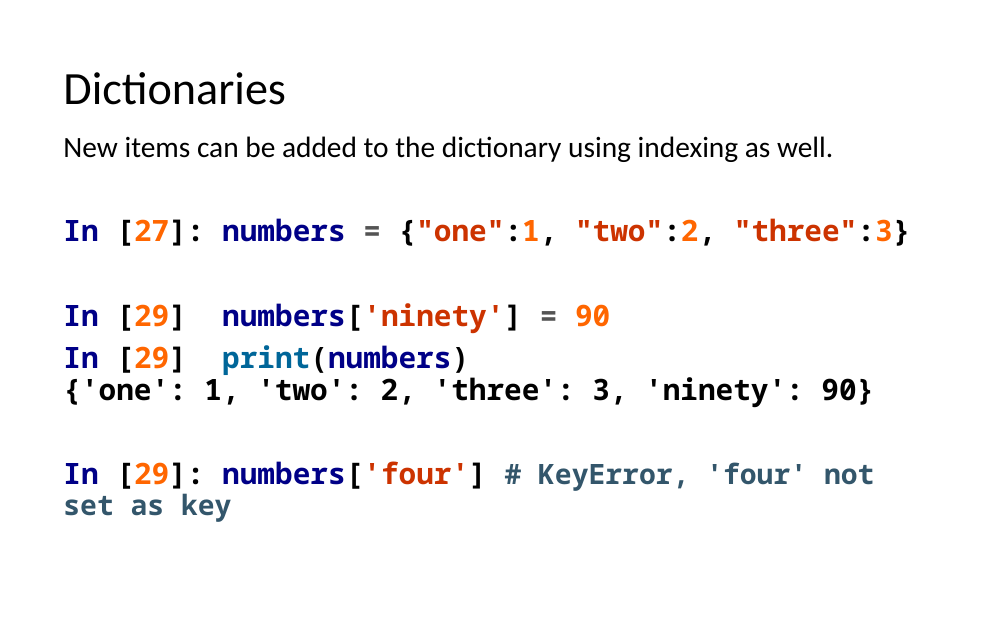
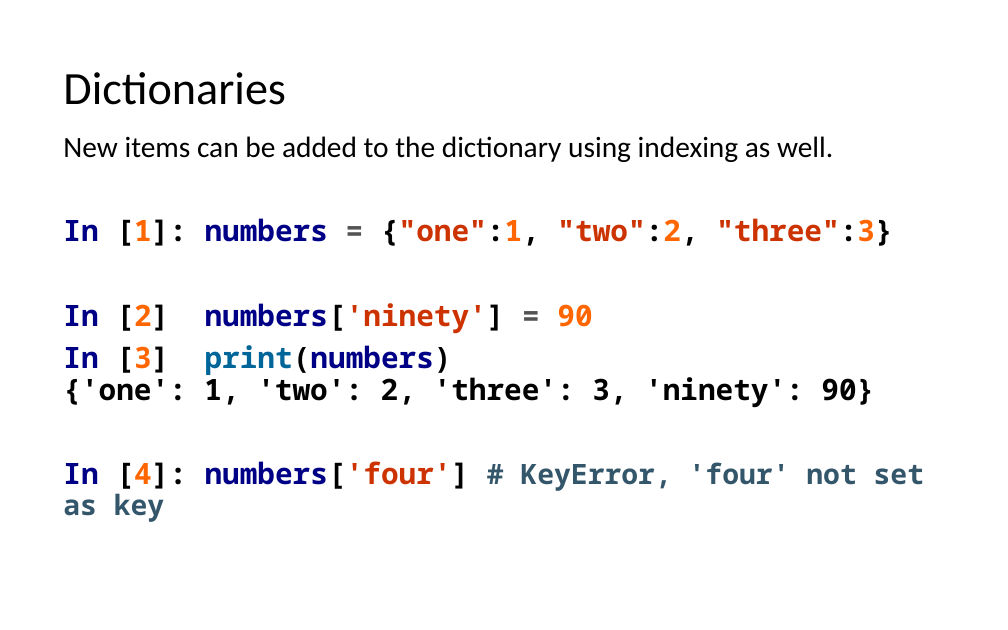
Before and after one commit to LongBaoNguyen/longbaonguyen.github.io, a slide deck: slide 19 of courses/apcsp/lect7.pptx (slide 18 before the commit). Drawn at 1008x630 pixels with LibreOffice and Linux fonts; fonts in the diff are those of the drawing. Boxes give left, top, right and bottom in pixels: in the first picture for what was removed or moved away, otherwise in the second. Text is boxed around its words. In the diff, an @@ line names an element or a change of style, - is before the commit and + after.

```diff
--- a/courses/apcsp/lect7.pptx
+++ b/courses/apcsp/lect7.pptx
@@ text at [63,218,924,522]: text changed @@
-In [27]: numbers = {"one":1, "two":2, "three":3}
-In [29] numbers['ninety'] = 90
-In [29] print(numbers)
-{'one': 1, 'two': 2, 'three': 3, 'ninety': 90}
-In [29]: numbers['four'] # KeyError, 'four' not set as key
+In [1]: numbers = {"one":1, "two":2, "three":3}
+In [2] numbers['ninety'] = 90
+In [3] print(numbers)
+{'one': 1, 'two': 2, 'three': 3, 'ninety': 90}
+In [4]: numbers['four'] # KeyError, 'four' not set as key
```
Also in this commit, not shown: 20 other slides changed, 1 slide added, 2 other files.
